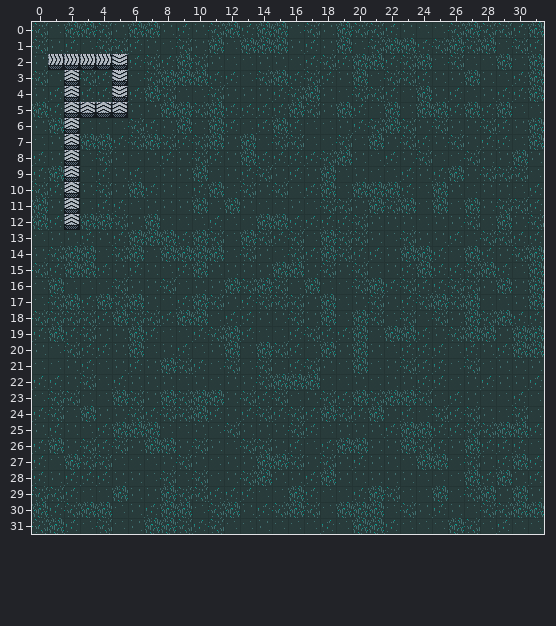
Two versions of a level (Tiled map, map.tmx). Above, as it was before the edit.
Cells are 16x16 px. Shown: x 0..31, y 0..31.
Once edited:
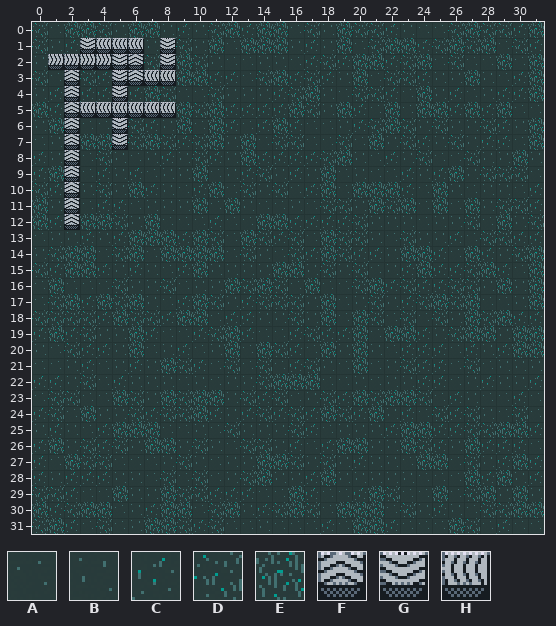
Key: from "sprites": A 256, B 257, C 258, D 259, E 260, F 261, G 325, H 357.
_ is an empty cell.
Difference:
{"where": "layer \"Tile Layer 1\""}
{"y":1,"x":3,"old":"ADDC","new":"GHHH"}
{"y":1,"x":8,"old":"A","new":"G"}
{"y":2,"x":6,"old":"C","new":"F"}
{"y":2,"x":8,"old":"C","new":"G"}
{"y":3,"x":6,"old":"ADE","new":"FHH"}
{"y":5,"x":3,"old":"FFFBBE","new":"HHHHHH"}
{"y":6,"x":5,"old":"A","new":"G"}
{"y":7,"x":5,"old":"C","new":"G"}
